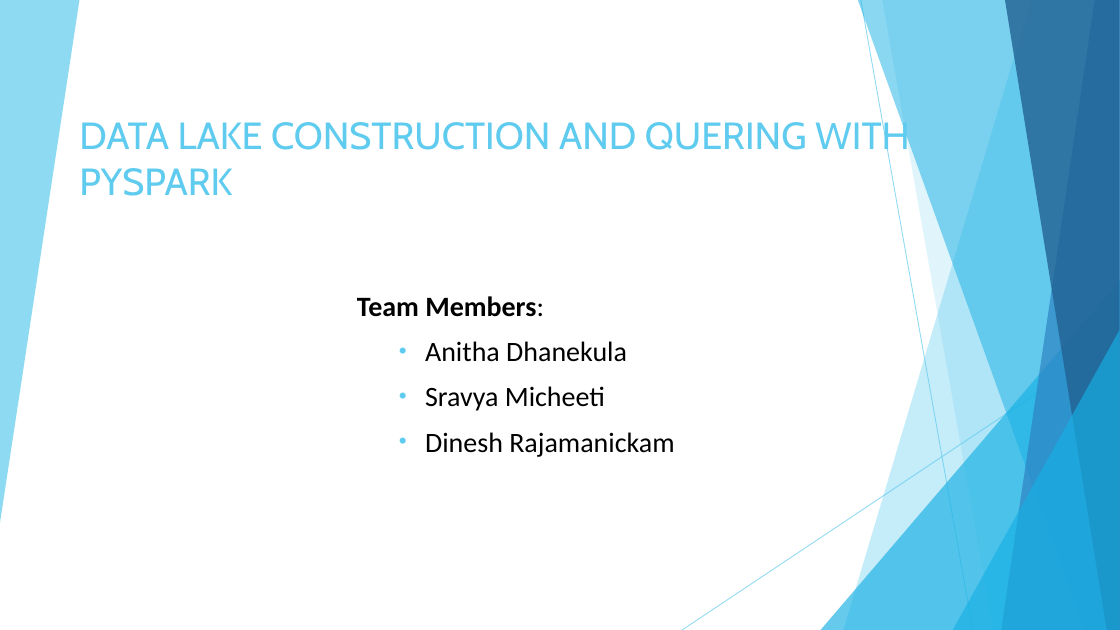
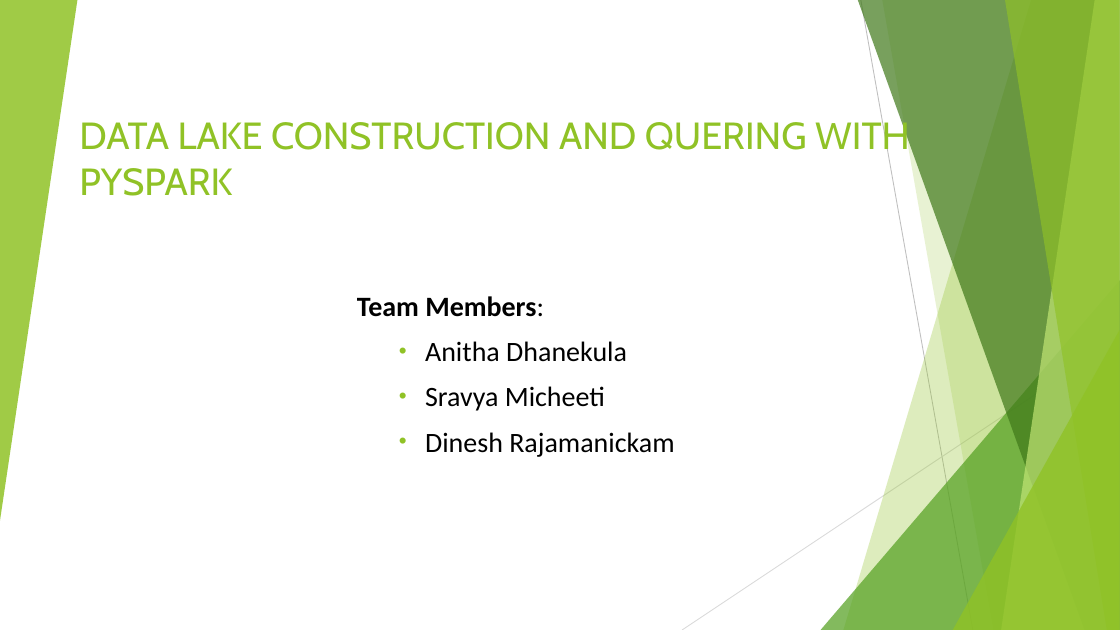
Before and after one commit to rdinesh808/Data_Lake_Construction_and_Querying_With_PySpark, a slide deck: slide 1 of Data_Lake_Construction_and_Querying_With_PySpark.pptx. Drawn at 1120x630 pixels with LibreOffice and Linux fonts; fonts in the diff are those of the drawing. Boxes give left, top, right and bottom in pixels: in the first picture for what was removed or moved away, otherwise in the second. Text is boxed around its words. In the diff, an @@ line names an element or a change of style, - is before the commit and + after.

```diff
--- a/Data_Lake_Construction_and_Querying_With_PySpark.pptx
+++ b/Data_Lake_Construction_and_Querying_With_PySpark.pptx
@@ freeform shape removed at (0,0,79,523) @@
@@ triangle added at (0,0,77,521), fill #90C226 at 85% opacity @@
@@ freeform shape at (844,0,1120,630): fill #5FCBEF at 36% opacity to #90C226 at 30% opacity @@
@@ freeform shape at (858,0,1120,630): fill #17B0E4 at 50% opacity to #3F7819 at 70% opacity @@
@@ line (861, 0) - (973, 630): stroke #5FCBEF 0.75 pt to #BFBFBF 0.75 pt @@
@@ freeform shape at (882,0,1120,630): fill #5FCBEF at 20% opacity to #90C226 at 20% opacity @@
@@ freeform shape at (1002,0,1120,630): fill #2E83C3 at 70% opacity to #C0E474 at 70% opacity @@
@@ freeform shape at (1005,0,1120,630): fill #226292 at 80% opacity to #90C226 at 65% opacity @@
@@ title "DATA LAKE CONSTRUCTION AND QUERING ..." at (79,117,910,196): text colour #5FCBEF to #90C226 @@
@@ triangle at (821,280,1120,630): fill #17B0E4 at 66% opacity to #54A021 at 72% opacity @@
@@ line (1120, 339) - (682, 630): stroke #5FCBEF 0.75 pt to #D9D9D9 0.75 pt @@
@@ triangle at (953,330,1120,630): fill #17B0E4 at 66% opacity to #90C226 at 80% opacity @@
```
Also in this commit, not shown: 11 other slides changed.
